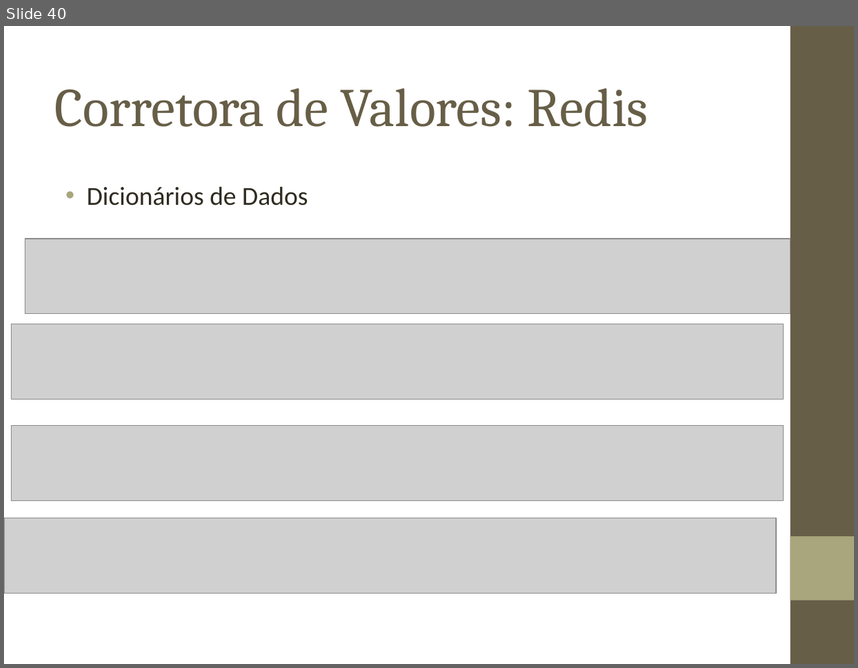
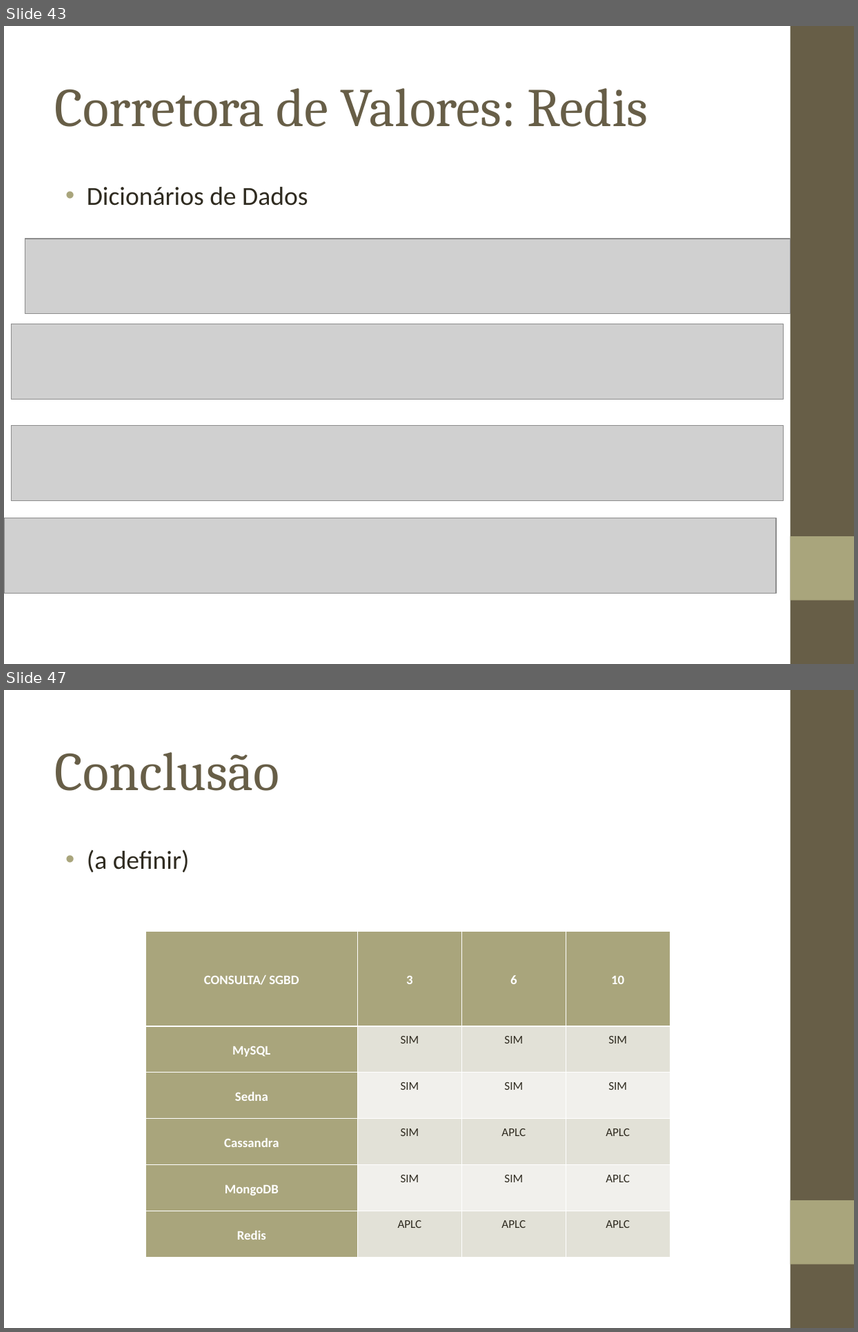
Before and after one commit to biacpaixao/Projeto_Final, a slide deck: apresentacao_projeto_final.ppt. Shown one above the other, each under a label of ours: slide 40 before the commit, slides 43 and 47 after it; the slides between them are not shown. The pictures are 858x668 and 858x1332 pixels, drawn with LibreOffice and Linux fonts; fonts in the diff are those of the drawing; grey boxes stand for pictures; background and template pictures are left out. Boxes give left, top, right and bottom in pixels: in the first picture for what was removed or moved away, otherwise in the second. Text is boxed around its words. In the diff, an @@ line names an element or a change of style, - is before the commit and + after.

```diff
--- a/apresentacao_projeto_final.ppt
+++ b/apresentacao_projeto_final.ppt
@@ slide 47 added at [4,690,854,1328], background picture (left out); not listed: 2 template elements that a slide beside it also shows @@
@@ title added at [55,752,279,791], 46 pt, text #675E47 @@
+Conclusão
@@ text added at [87,849,190,872], 22 pt, text #2F2B20 @@
+• (a definir)
@@ table added at [146,931,670,1256], 6 rows, 4 columns @@
+CONSULTA/ SGBD | 3 | 6 | 10
+MySQL | SIM | SIM | SIM
+Sedna | SIM | SIM | SIM
+Cassandra | SIM | APLC | APLC
+MongoDB | SIM | SIM | APLC
+Redis | APLC | APLC | APLC
@@ what was slide 40 is now slide 43 @@
```
Also in this commit, not shown: 5 slides changed, 6 other slides added, 1 slide removed, 4 other files.
